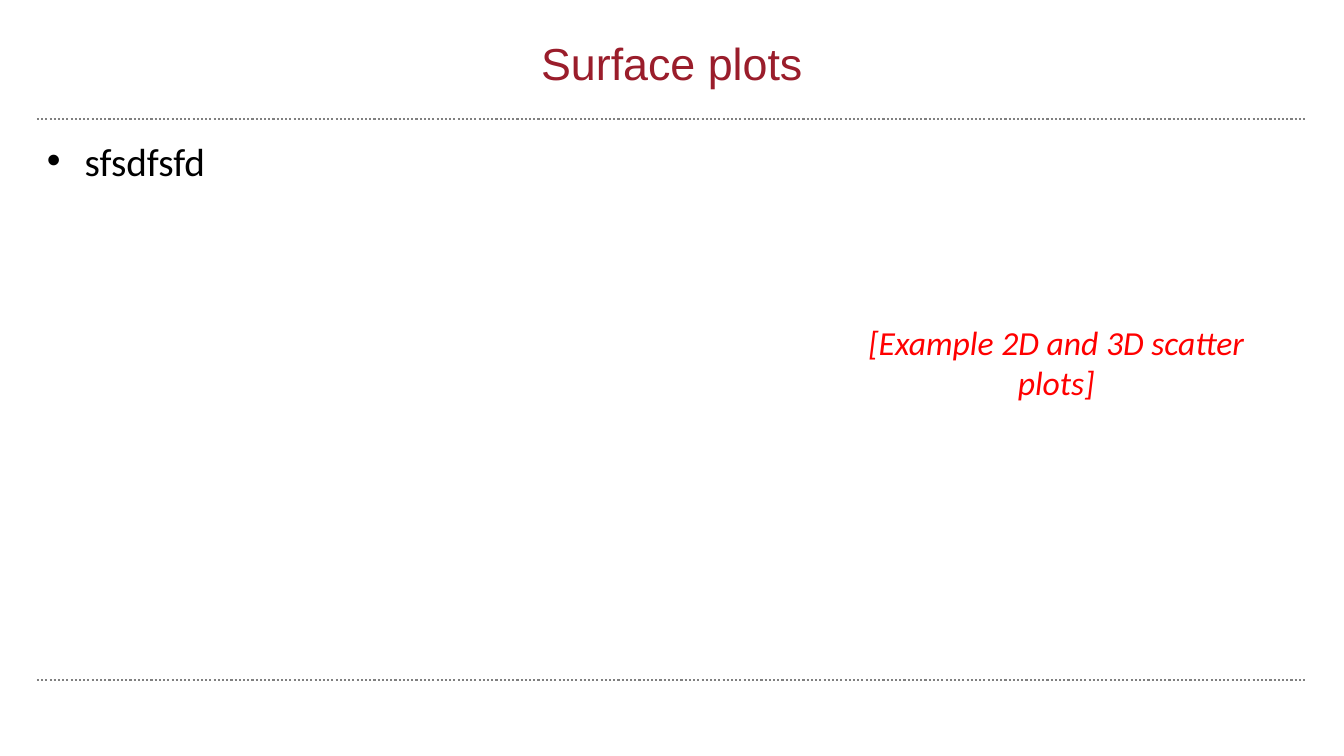
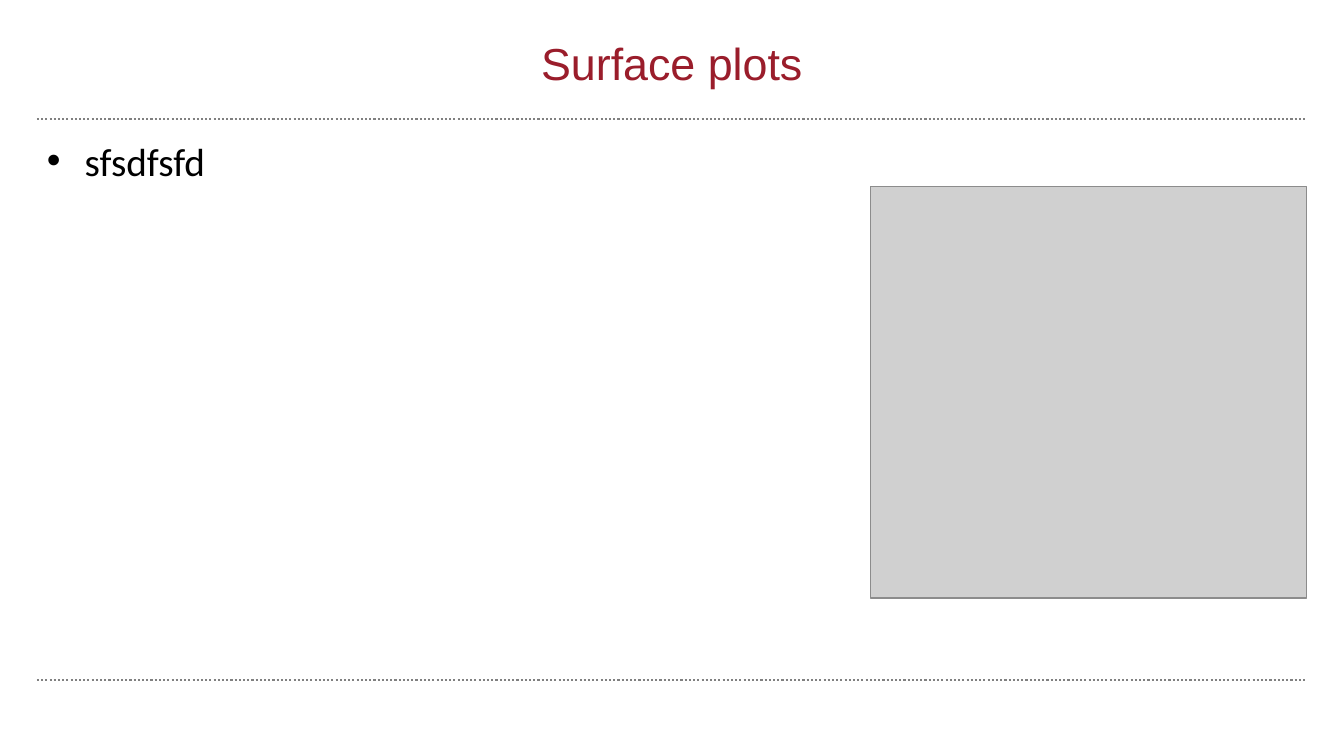
Before and after one commit to wbif-bristol/MATLAB-course, a slide deck: slide 15 of Session 4 - Figures and plotting/MATLAB Session 4.pptx (slide 14 before the commit). Drawn at 1344x756 pixels with LibreOffice and Linux fonts; fonts in the diff are those of the drawing; grey boxes stand for pictures; background and template pictures are left out. Boxes give left, top, right and bottom in pixels: in the first picture for what was removed or moved away, otherwise in the second. Text is boxed around its words. In the diff, an @@ line names an element or a change of style, - is before the commit and + after.

```diff
--- a/Session 4 - Figures and plotting/MATLAB Session 4.pptx
+++ b/Session 4 - Figures and plotting/MATLAB Session 4.pptx
@@ picture added at (x1=870, y1=187, x2=1307, y2=598) @@
@@ text removed at (x1=868, y1=330, x2=1244, y2=401) @@
-[Example 2D and 3D scatter plots]
```
Also in this commit, not shown: 2 other slides changed, 1 slide added, 1 other file.
